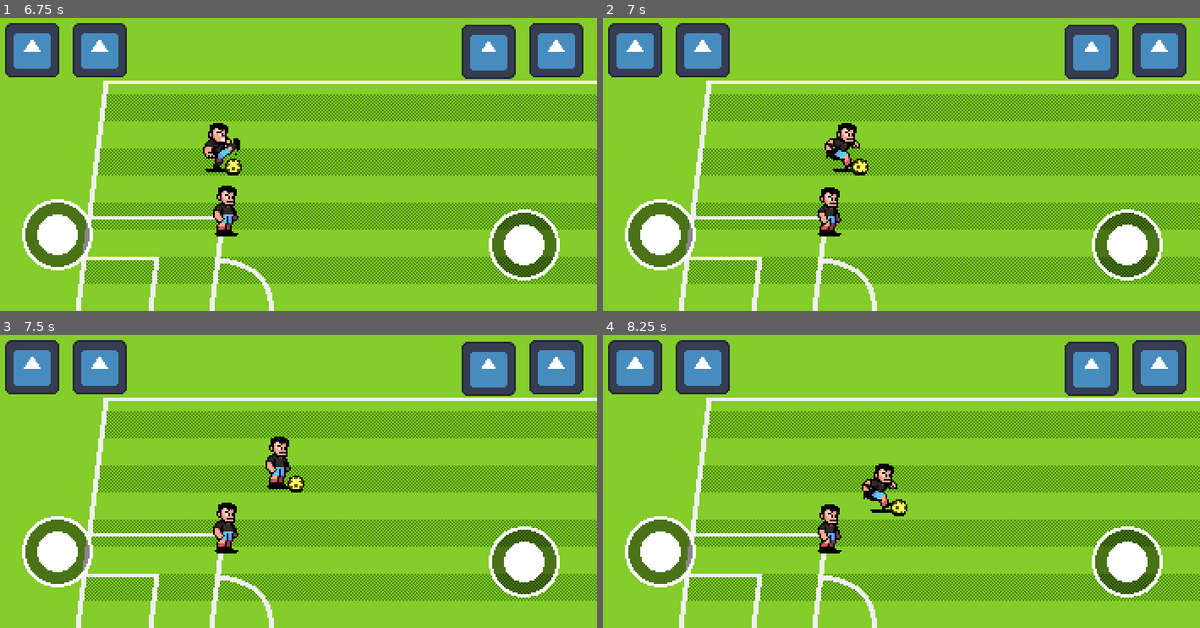
Above: before the commit, frames 1-4 (two rows, left to right).
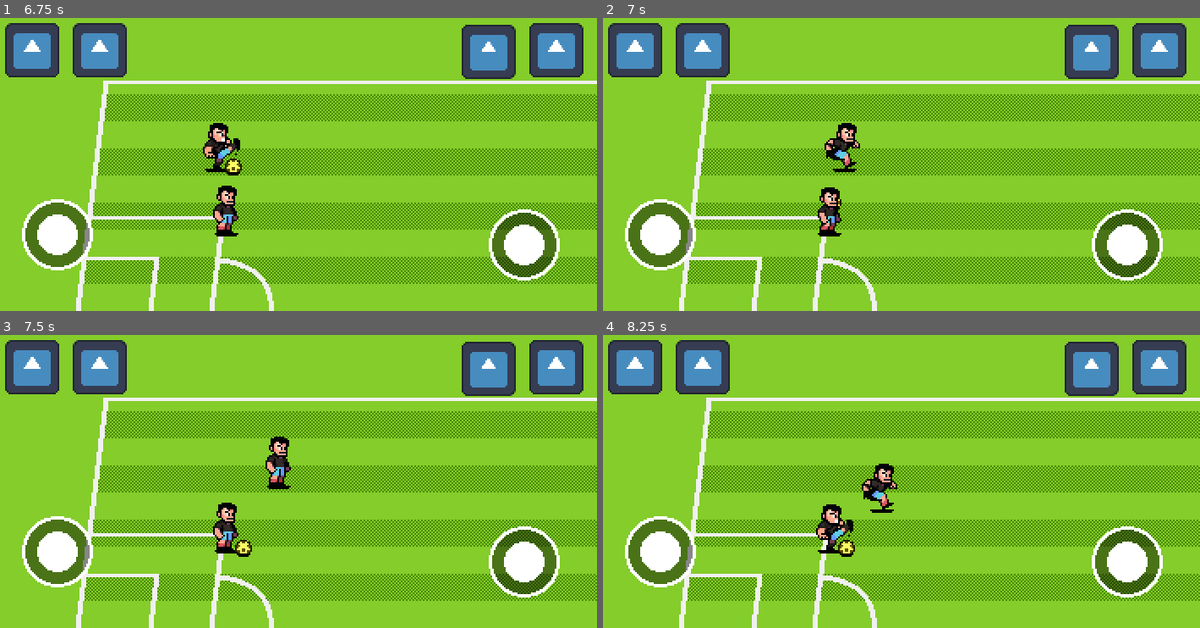
Above: after the commit, the same moments.

Repository: caelondev/Super-Striker
Game: Godot game, scene res://scenes/world.tscn
The game is run twice, just before and just after one commit, with the same random seed, the same clock (stepped at 60 frames per second) and the same inputs. The engine's default icon, where the game draws it, is replaced by a stand-in: a white triangle on a blue panel in a dark square.
Inputs (mouse positions are in pixels of both pictures, inside the frame that each line leads up to):
- Up to frame 1 (6.75 s): move the mouse to (262, 220) at 0.52 s; hold W (p1_walk_up) 0.53-1.25 s; tap one key every 1.5 s from 0.6 s: U (p1_pass) Keypad 2 (p2_pass) Down (p2_walk_down) Right (p2_walk_right) U (p1_pass); click (262, 220) at 0.67 s; drag from (477, 205) to (304, 170) at 1.27 s; move the mouse to (107, 111) at 2.02 s; hold A (p1_walk_left) 2.03-2.75 s; drag from (322, 158) to (185, 167) at 2.77 s; move the mouse to (202, 82) at 3.52 s; hold S (p1_walk_down) 3.53-4.25 s; drag from (423, 143) to (191, 261) at 4.27 s; move the mouse to (173, 173) at 5.02 s; hold W (p1_walk_up) 5.03-5.75 s; click (173, 173) at 5.17 s; drag from (352, 91) to (173, 173) at 5.77 s; move the mouse to (262, 220) at 6.52 s; hold D (p1_walk_right) from 6.53 s (still down)
- Up to frame 2 (7 s): keep holding D (p1_walk_right)
- Up to frame 3 (7.5 s): release D (p1_walk_right) at 7.25 s; drag from (477, 522) to (274, 484) at 7.27 s
- Up to frame 4 (8.25 s): move the mouse to (710, 428) at 8.02 s; hold S (p1_walk_down) from 8.03 s (still down); tap Keypad 2 (p2_pass) at 8.1 s

Frame 1 is identical in both runs. In frame 2, 0.2% of the frame differs, in the area x 39-45%, y 47-66%; in frame 3, 0.3%; in frame 4, 0.7%, in the area x 35-51%, y 56-76%.

Commit message:
Fully implemented pass mechanic

Diff:
--- a/scenes/ball/ball.gd
+++ b/scenes/ball/ball.gd
@@ -2,6 +2,9 @@
 extends AnimatableBody2D
 
 enum State {CARRIED, FREEFORM, SHOT}
+
+@export var FRICTION_AIR := 35.0
+@export var FRICTION_GROUND := 250.0
 
 @onready var animation_player = %AnimationPlayer
 @onready var ball_sprite = %BallSprite
@@ -28,8 +31,15 @@
 	current_state.state_transition_requested.connect(switch_state.bind())
 	current_state.name = "BallStateMachine " + str(state)
 	call_deferred("add_child", current_state)
-
 func shoot(shot_velocity: Vector2) -> void:
 	velocity = shot_velocity
 	carrier = null
 	switch_state(Ball.State.SHOT)
+
+func pass_to(destination: Vector2) -> void:
+	var direction := position.direction_to(destination)
+	var distance := position.distance_to(destination)
+	var intensity := sqrt(2 * distance * FRICTION_GROUND)
+	velocity = intensity * direction
+	carrier = null
+	switch_state(Ball.State.FREEFORM)
--- a/scenes/ball/ball_states/ball_state_freeform.gd
+++ b/scenes/ball/ball_states/ball_state_freeform.gd
@@ -2,8 +2,6 @@
 extends BallState
 
 const BOUNCINESS := 0.8
-const FRICTION_AIR := 35.0
-const FRICTION_GROUND := 250.0
 
 func _enter_tree():
 	player_detection_area.body_entered.connect(on_player_pickup.bind())
@@ -11,7 +9,7 @@
 func _process(delta):
 	handle_animation()
 	process_gravity(delta, BOUNCINESS)
-	var friction = FRICTION_AIR if ball.height > 0 else FRICTION_GROUND
+	var friction = ball.FRICTION_AIR if ball.height > 0 else ball.FRICTION_GROUND
 	ball.velocity = ball.velocity.move_toward(Vector2.ZERO, friction * delta)
 	ball.move_and_collide(ball.velocity * delta)
 
--- a/scenes/ball/ball_states/ball_states.gd
+++ b/scenes/ball/ball_states/ball_states.gd
@@ -27,6 +27,7 @@
 		animation_player.advance(0)
 	else:
 		animation_player.play_backwards("Idle")
+
 func process_gravity(delta: float, bounciness: float = 0.0) -> void:
 	if ball.height > 0 or ball.height_velocity > 0:
 		ball.height_velocity -= GRAVITY * delta
--- a/scenes/characters/states/player_state_passing.gd
+++ b/scenes/characters/states/player_state_passing.gd
@@ -7,7 +7,10 @@
 
 func animation_complete() -> void:
 	var closest_teammate = find_team_closest()
-	print(closest_teammate)
+	if closest_teammate == null:
+		ball.pass_to(ball.position + player.heading * player.movement_speed)
+	else:
+		ball.pass_to(closest_teammate.position + closest_teammate.velocity)
 	transition_state(Player.State.MOVING)
 
 func find_team_closest() -> Player:
--- a/scenes/world.tscn
+++ b/scenes/world.tscn
@@ -17,12 +17,10 @@
 [node name="Player" parent="Players" node_paths=PackedStringArray("ball") instance=ExtResource("2_4wyf3")]
 position = Vector2(187, 153)
 ball = NodePath("../Ball")
-movement_speed = 80.0
 
 [node name="Player2" parent="Players" node_paths=PackedStringArray("ball") instance=ExtResource("2_4wyf3")]
 position = Vector2(136, 129)
 ball = NodePath("../Ball")
-movement_speed = 80.0
 control_scheme = 2
 
 [node name="Ball" parent="Players" instance=ExtResource("4_71j4m")]
